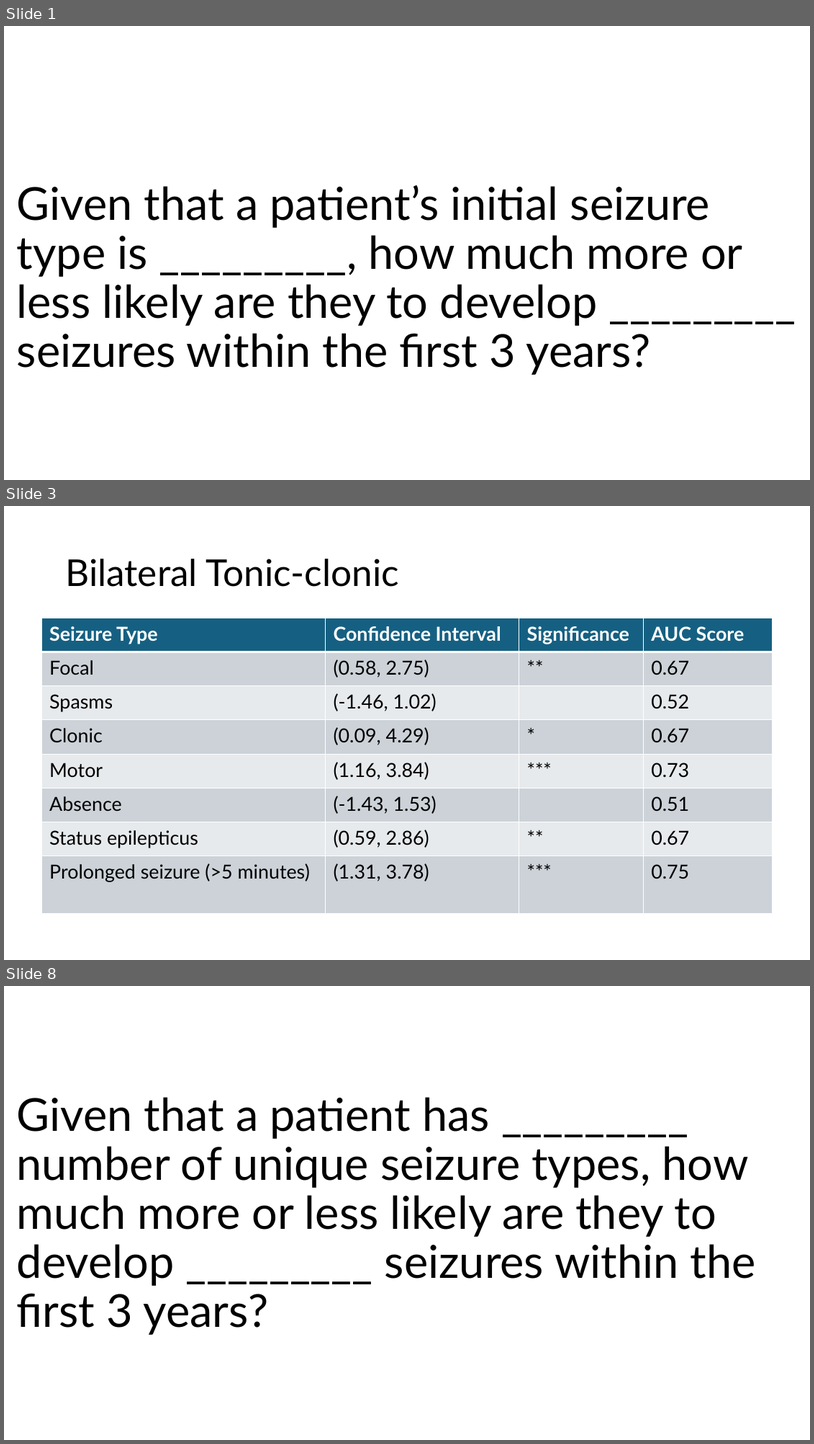
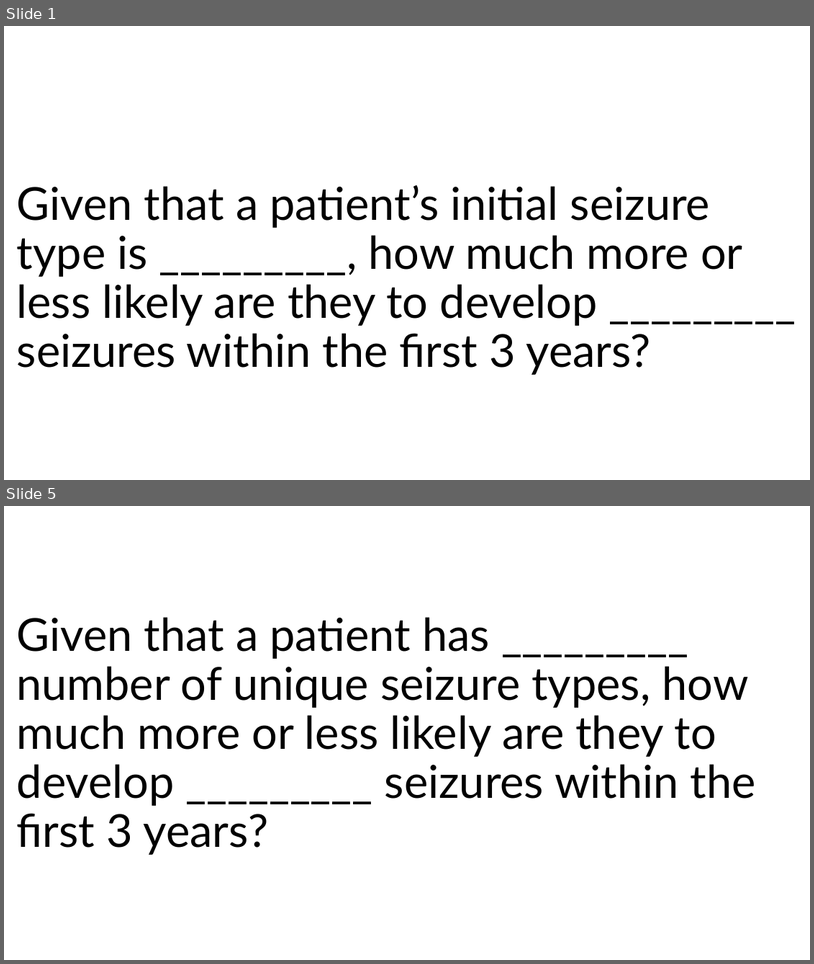
Before and after one commit to KiranSmelser/Ciitizen-health-scn8a, a slide deck: updates/kiran/exploratory_seizure_types.pptx. Shown one above the other, each under a label of ours: slides 1, 3 and 8 before the commit, slides 1 and 5 after it; the slides between them are not shown. The pictures are 814x1444 and 814x964 pixels, drawn with LibreOffice and Linux fonts; fonts in the diff are those of the drawing. Boxes give left, top, right and bottom in pixels: in the first picture for what was removed or moved away, otherwise in the second. Text is boxed around its words. In the diff, an @@ line names an element or a change of style, - is before the commit and + after.

```diff
--- a/updates/kiran/exploratory_seizure_types.pptx
+++ b/updates/kiran/exploratory_seizure_types.pptx
@@ slide 3 removed at bbox=[4, 506, 810, 960], background #FFFFFF @@
@@ title removed at bbox=[65, 559, 399, 587] @@
-Bilateral Tonic-clonic
@@ table removed at bbox=[41, 618, 772, 913], 8 rows, 4 columns @@
-Seizure Type | Confidence Interval | Significance | AUC Score
-Focal | (0.58, 2.75) | ** | 0.67
-Spasms | (-1.46, 1.02) |  | 0.52
-Clonic | (0.09, 4.29) | * | 0.67
-Motor | (1.16, 3.84) | *** | 0.73
-Absence | (-1.43, 1.53) |  | 0.51
-Status epilepticus | (0.59, 2.86) | ** | 0.67
-Prolonged seizure (>5 minutes) | (1.31, 3.78) | *** | 0.75
@@ what was slide 8 is now slide 5 @@
```
Also in this commit, not shown: 6 slides added, 11 other slides removed, 2 other files.
